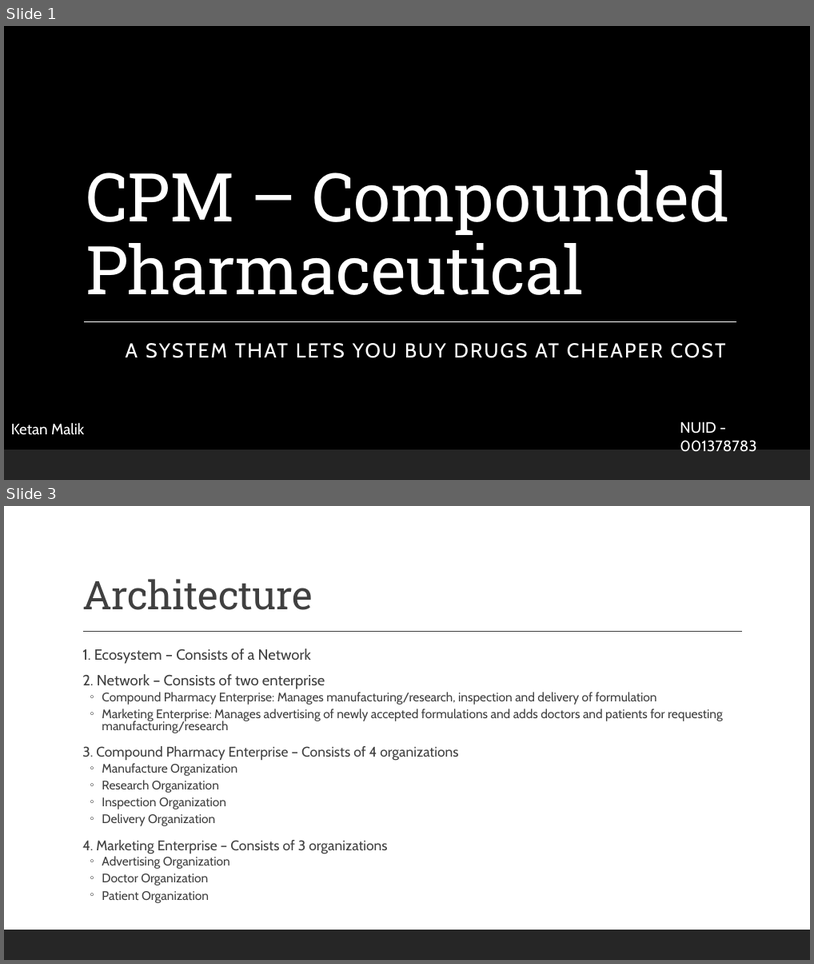
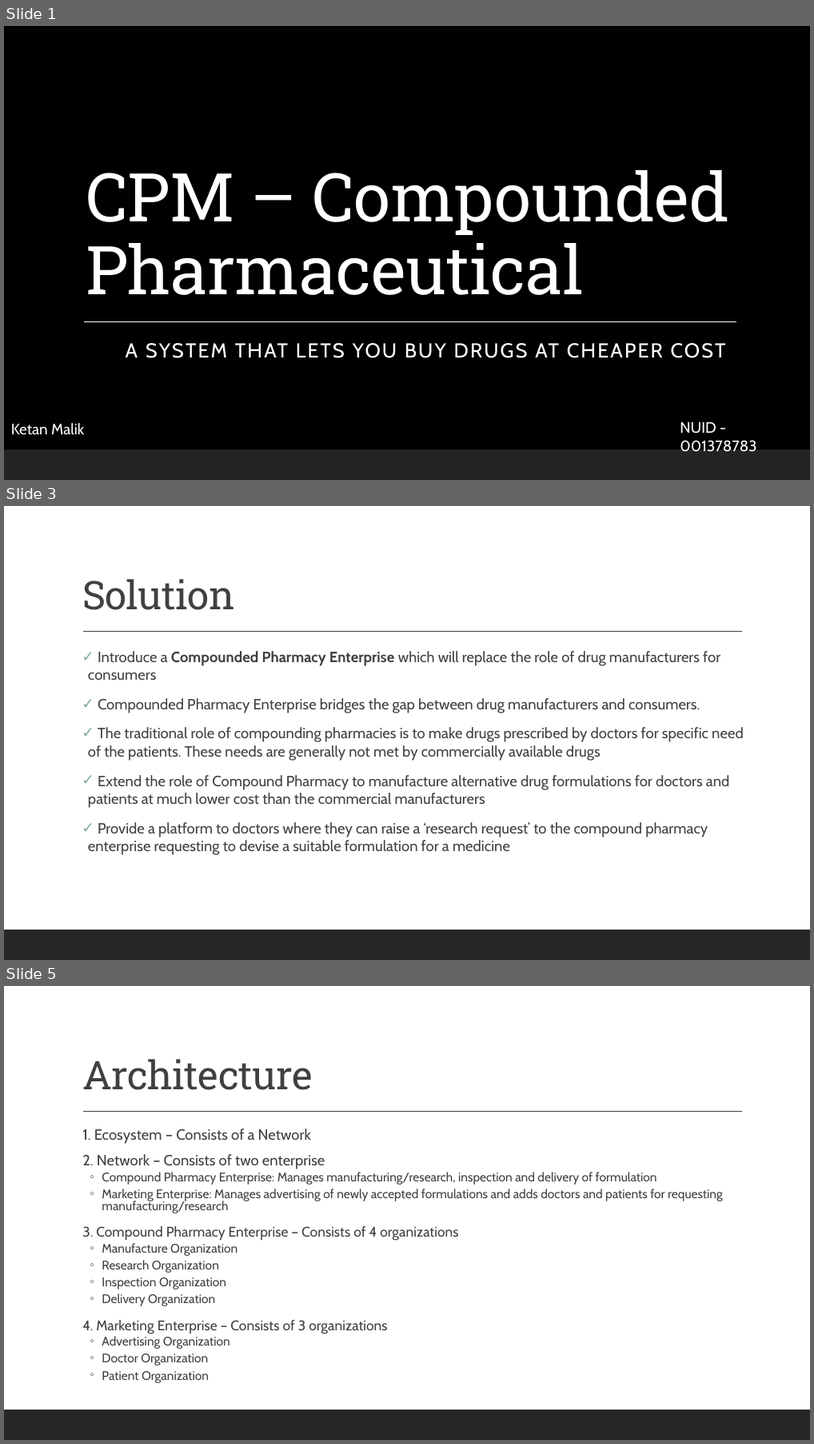
Before and after one commit to ketanmalik/AED, a slide deck: Final Project/Final-Project-Presentation.pptx. Shown one above the other, each under a label of ours: slides 1 and 3 before the commit, slides 1, 3 and 5 after it; the slides between them are not shown. The pictures are 814x964 and 814x1444 pixels, drawn with LibreOffice and Linux fonts; fonts in the diff are those of the drawing; background and template pictures are left out. Boxes give left, top, right and bottom in pixels: in the first picture for what was removed or moved away, otherwise in the second. Text is boxed around its words. In the diff, an @@ line names an element or a change of style, - is before the commit and + after.

```diff
--- a/Final Project/Final-Project-Presentation.pptx
+++ b/Final Project/Final-Project-Presentation.pptx
@@ slide 3 added at box(4, 506, 810, 960), background #FFFFFF; not listed: 2 template elements that a slide beside it also shows @@
@@ title added at box(82, 579, 234, 610), 47 pt, text #404040 @@
+Solution
@@ text added at box(88, 651, 744, 854), 17.6 pt, text #404040 @@
+✓ Introduce a Compounded Pharmacy Enterprise which will replace the role of drug manufacturers for consumers
+✓ Compounded Pharmacy Enterprise bridges the gap between drug manufacturers and consumers.
+✓ The traditional role of compounding pharmacies is to make drugs prescribed by doctors for specific need of the patients. These needs are generally not met by commercially available drugs
+✓ Extend the role of Compound Pharmacy to manufacture alternative drug formulations for doctors and patients at much lower cost than the commercial manufacturers
+✓ Provide a platform to doctors where they can raise a ‘research request’ to the compound pharmacy enterprise requesting to devise a suitable formulation for a medicine
@@ what was slide 3 is now slide 5 @@
```
Also in this commit, not shown: 4 slides changed, 4 other slides added, 3 slides removed, 3 other files.
